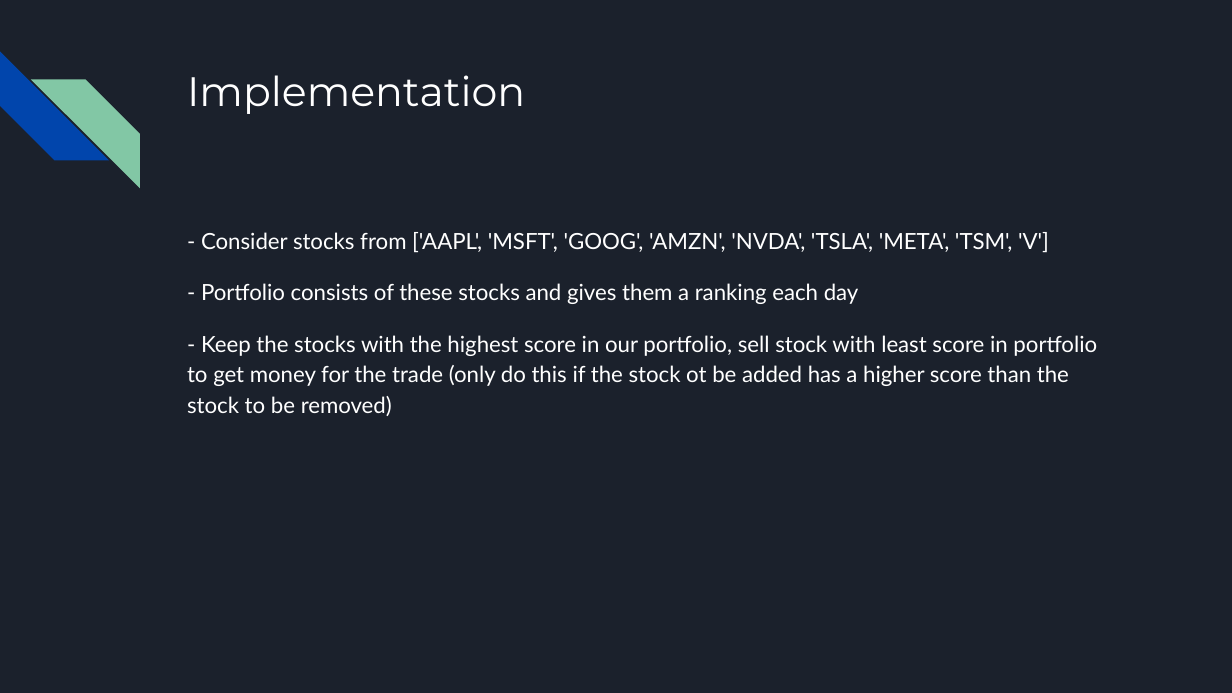
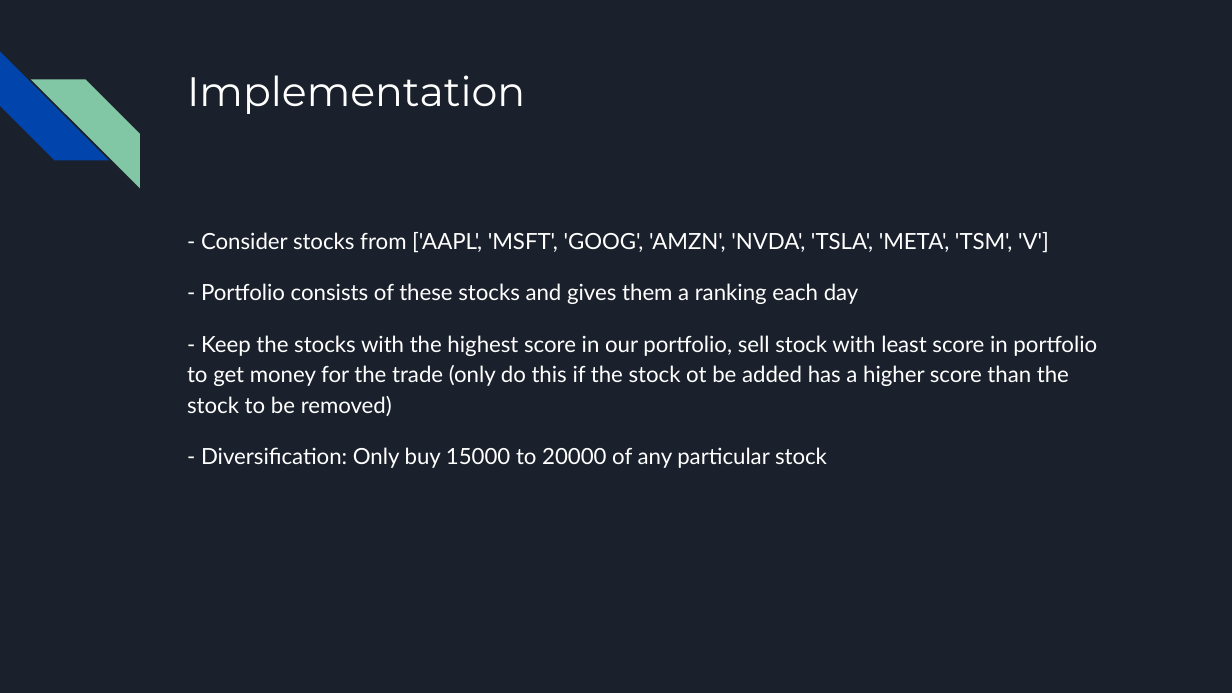
Before and after one commit to Boiler-Quant/sp2025-onboarding, a slide deck: slide 3 of HayagreevDilip/Boiler_Quant_Onboarding.pptx. Drawn at 1232x693 pixels with LibreOffice and Linux fonts; fonts in the diff are those of the drawing. Boxes give left, top, right and bottom in pixels: in the first picture for what was removed or moved away, otherwise in the second. Text is boxed around its words. In the diff, an @@ line names an element or a change of style, - is before the commit and + after.

Commit message:
Added slides

```diff
--- a/HayagreevDilip/Boiler_Quant_Onboarding.pptx
+++ b/HayagreevDilip/Boiler_Quant_Onboarding.pptx
@@ text at (x1=201, y1=447, x2=827, y2=468): paragraph added @@
+- Diversification: Only buy 15000 to 20000 of any particular stock
```
